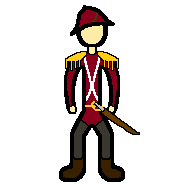
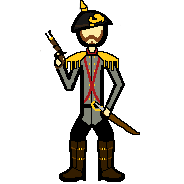
Layer changes from the first 184 × 184 image to the second:
moved "major" above "default" over [40, 0, 125, 181]
added layer "german major #0" in group "major" over [40, 0, 125, 181]
hid "british major #1" over [59, 5, 125, 181]
hid "british major #0" over [59, 5, 125, 181]
